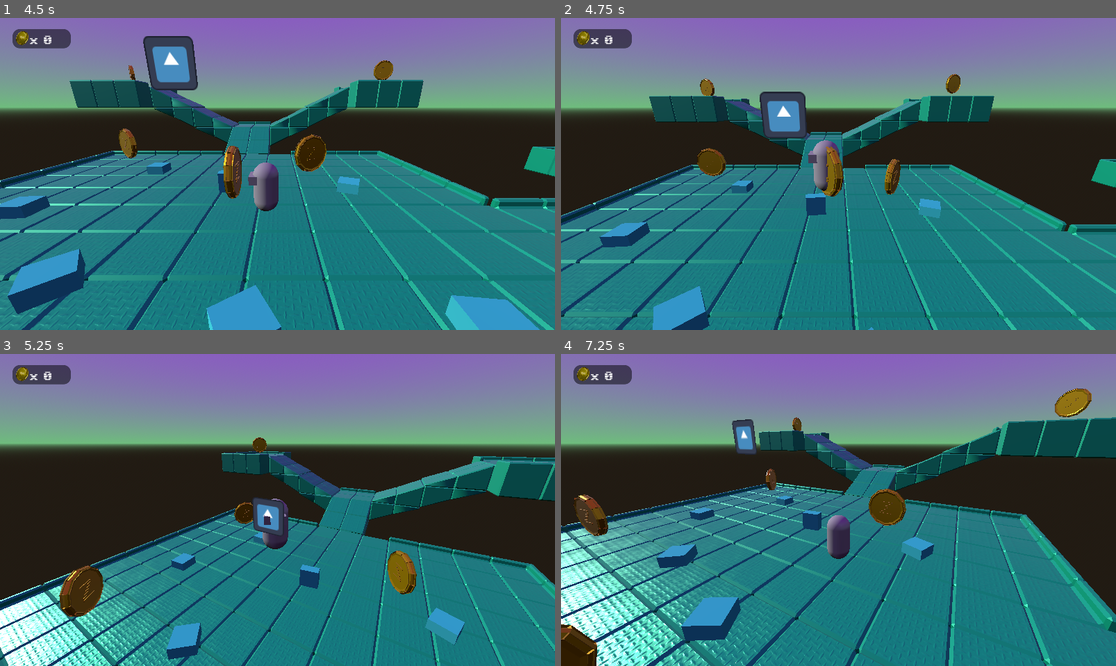
Above: before the commit, frames 1-4 (two rows, left to right).
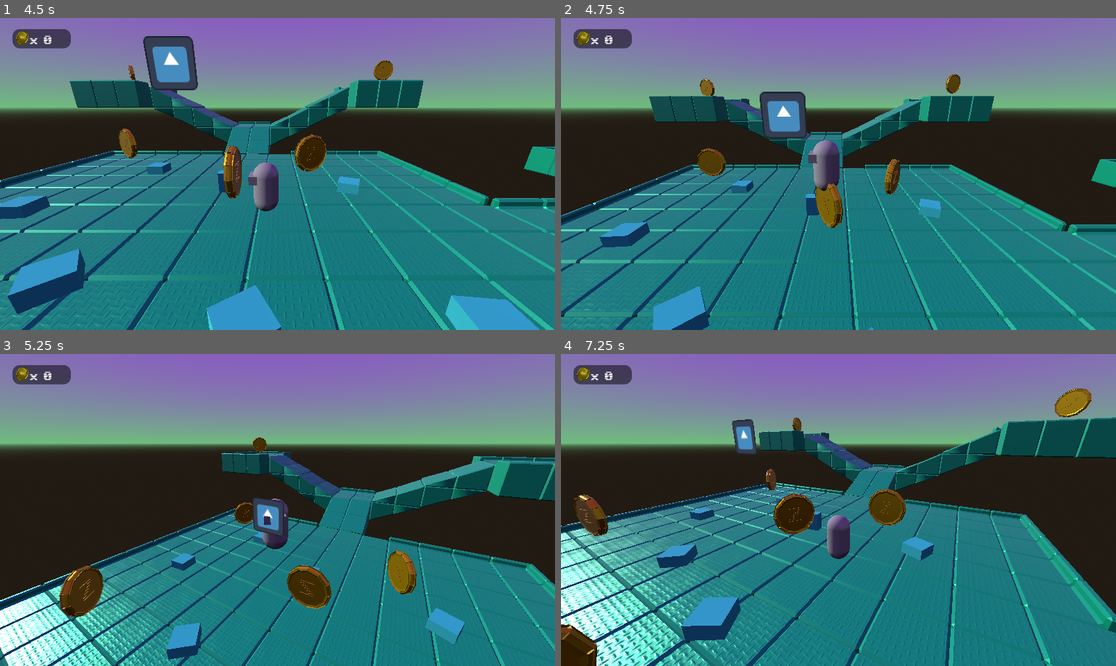
Above: after the commit, the same moments.

Repository: IsaiahMurray/3D-Platformer-Tutorial
Game: Godot game, scene res://scenes/level_1.tscn
The game is run twice, just before and just after one commit, with the same random seed, the same clock (stepped at 60 frames per second) and the same inputs. The engine's default icon, where the game draws it, is replaced by a stand-in: a white triangle on a blue panel in a dark square.
Inputs:
- Up to frame 1 (4.5 s): tap Enter (ui_accept) at 0.5, 0.77, 1.52, 3.02, 3.77 s; hold Right (ui_right) 0.53-1.28 s; tap A (camera_left) at 0.6, 2.1, 3.6 s; hold Down (ui_down) 1.28-2.03 s; tap D (camera_right) at 1.35, 2.85, 4.35 s; hold Right (ui_right) 2.03-2.78 s; hold Up (ui_up) 2.78-3.53 s; hold Left (ui_left) from 3.53 s (still down)
- Up to frame 2 (4.75 s): keep holding Left (ui_left); tap Enter (ui_accept) at 4.52 s
- Up to frame 3 (5.25 s): release Left (ui_left) at 5.03 s; hold Down (ui_down) from 5.03 s (still down); tap A (camera_left) at 5.1 s
- Up to frame 4 (7.25 s): release Down (ui_down) at 5.78 s; hold Right (ui_right) 5.78-6.53 s; tap D (camera_right) at 5.85 s; tap Enter (ui_accept) at 6.02, 6.77 s; hold Up (ui_up) from 6.53 s (still down); tap A (camera_left) at 6.6 s

Frame 1 is identical in both runs. In frame 2, 0.8% of the frame differs, in the area x 45-51%, y 41-68%; in frame 3, 0.8%, in the area x 51-60%, y 67-82%; in frame 4, 0.7%.
Error after the commit: Cannot call method 'get_node' on a null value. (res://assets/Scripts/z_coin.gd:19)

Commit message:
Finishing HUD and coin collection

Diff:
--- a/3d-platformer-tutorial/assets/Models/coin/coin.tscn
+++ b/3d-platformer-tutorial/assets/Models/coin/coin.tscn
@@ -1,6 +1,6 @@
 [gd_scene load_steps=7 format=3 uid="uid://blyulifctuxim"]
 
-[ext_resource type="Script" path="res://assets/scripts/z_coin.gd" id="1_71m4f"]
+[ext_resource type="Script" path="res://assets/Scripts/z_coin.gd" id="1_71m4f"]
 [ext_resource type="ArrayMesh" uid="uid://dh067x2dg174i" path="res://assets/Models/coin/z_coin.tres" id="2_dk4eh"]
 
 [sub_resource type="BoxShape3D" id="BoxShape3D_ul18f"]
--- a/3d-platformer-tutorial/assets/scripts/z_coin.gd
+++ b/3d-platformer-tutorial/assets/scripts/z_coin.gd
@@ -1,6 +1,7 @@
 extends Area3D
 
 const ROTATION_SPEED = 2 # number of degrees the coin will spin every frame
+@export var hud : CanvasLayer
 
 func rotate_coin() -> void:
 	rotate_y(deg_to_rad(ROTATION_SPEED)) # Rotate coin
@@ -15,6 +16,7 @@
 
 func _on_body_entered(body: Node3D) -> void:
 	Global.coins += 1
+	hud.get_node("CoinsLabel").text = str(Global.coins)
 	print("You have ", Global.coins, " coins")
 	set_collision_layer_value(3, false) # Turn layer 3 off
 	set_collision_mask_value(1, false) # Turn mask 1 off
--- a/3d-platformer-tutorial/project.godot
+++ b/3d-platformer-tutorial/project.godot
@@ -17,7 +17,7 @@
 
 [autoload]
 
-Global="*res://assets/scripts/global.gd"
+Global="*res://assets/Scripts/global.gd"
 
 [input]
 
